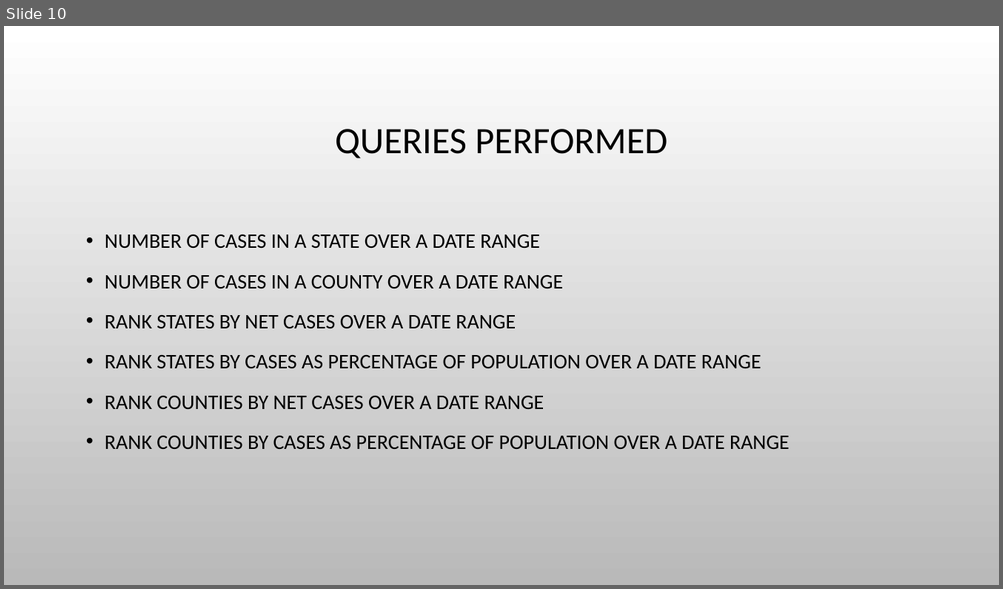
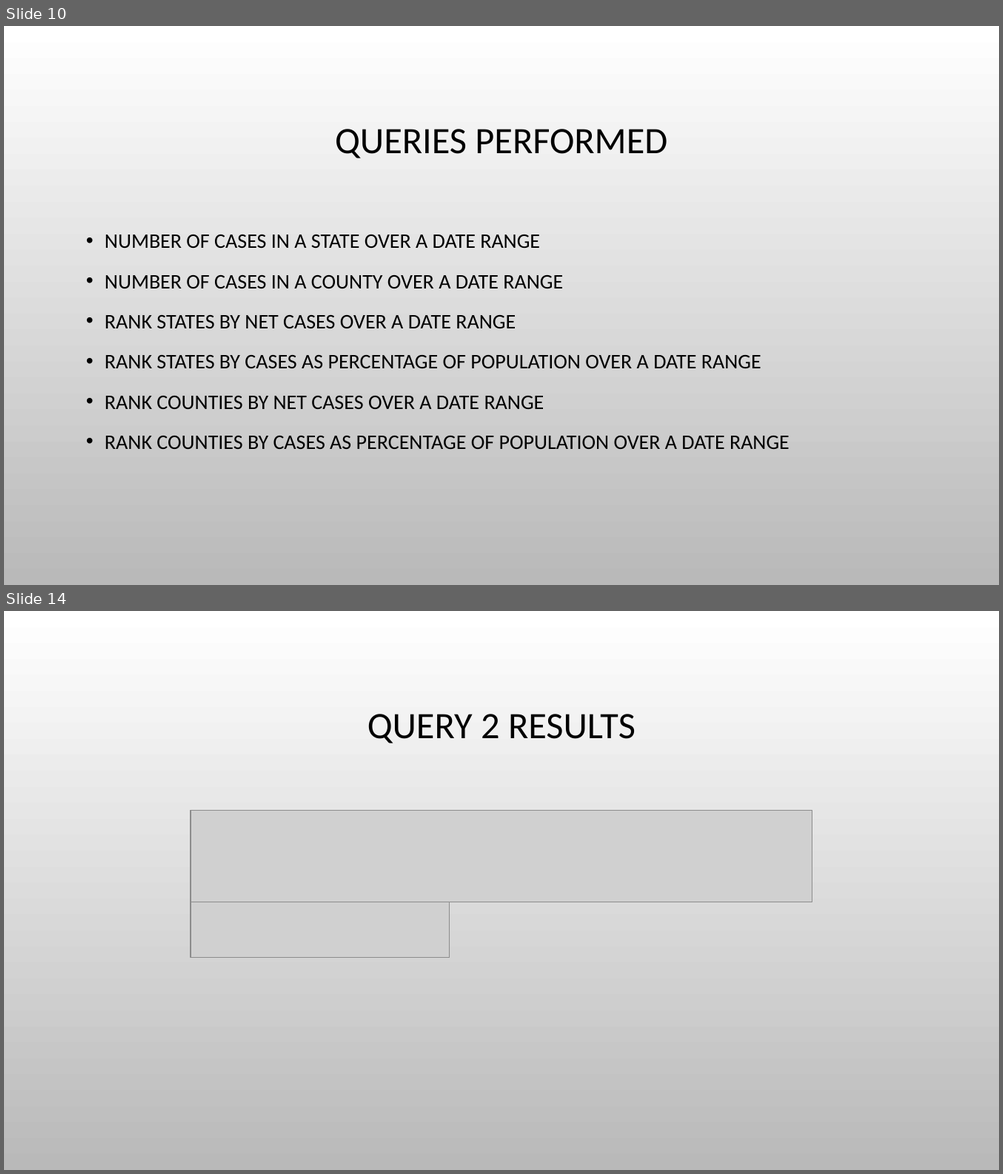
Before and after one commit to abpwrs/ece-5995-fa20-final-project, a slide deck: Final_presentation.pptx. Shown one above the other, each under a label of ours: slide 10 before the commit, slides 10 and 14 after it; the slides between them are not shown. The pictures are 1003x589 and 1003x1174 pixels, drawn with LibreOffice and Linux fonts; fonts in the diff are those of the drawing; grey boxes stand for pictures; background and template pictures are left out. Boxes give left, top, right and bottom in pixels: in the first picture for what was removed or moved away, otherwise in the second. Text is boxed around its words. In the diff, an @@ line names an element or a change of style, - is before the commit and + after.

```diff
--- a/Final_presentation.pptx
+++ b/Final_presentation.pptx
@@ slide 14 added at (4, 611, 999, 1170), background picture (left out) @@
@@ title added at (367, 714, 635, 743), 36 pt, text #000000 @@
+QUERY 2 RESULTS
@@ picture added at (190, 811, 812, 902) @@
@@ picture added at (190, 902, 449, 958) @@
```
Also in this commit, not shown: 6 slides changed, 5 other slides added.
